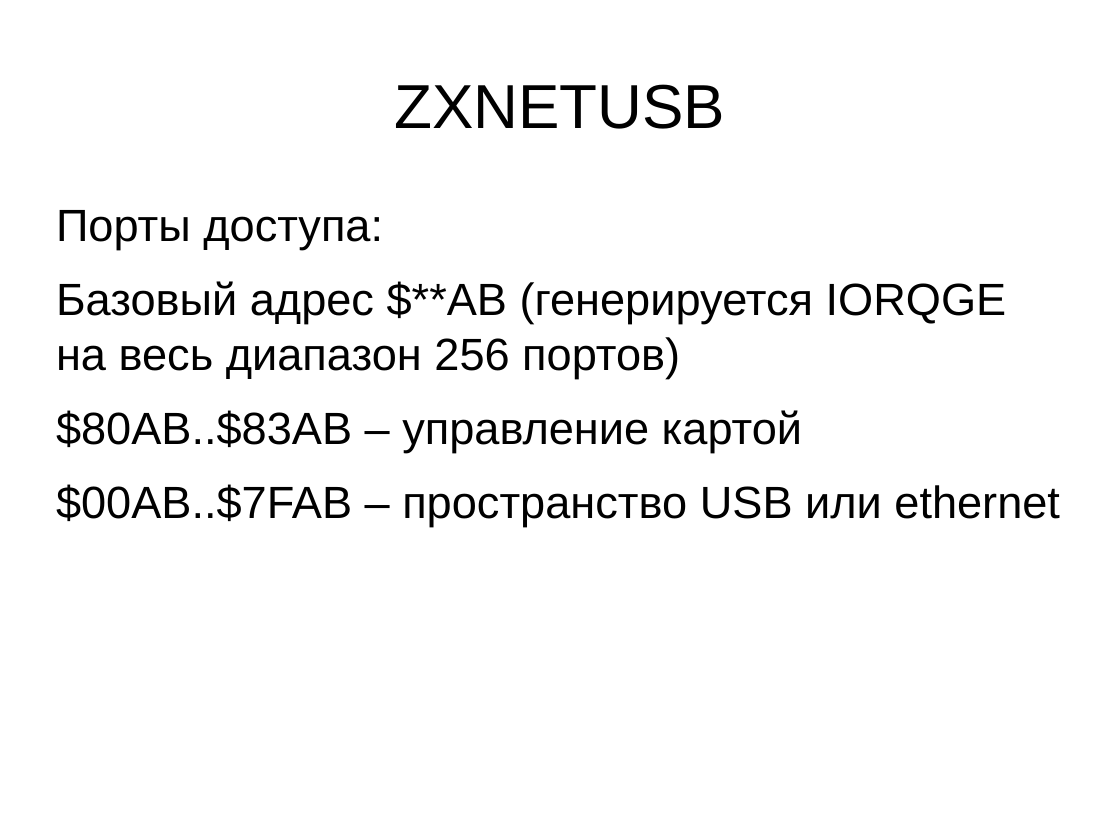
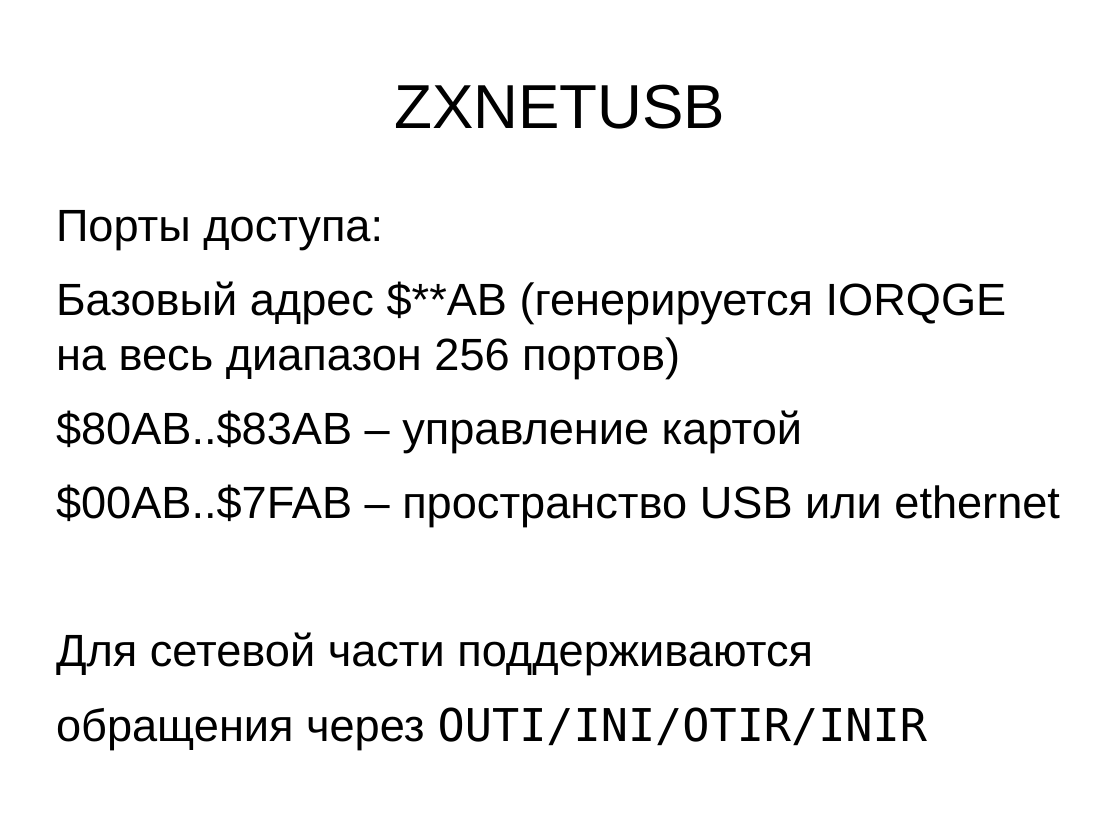
Before and after one commit to lvd2/zxnetusb, a slide deck: slide 4 of report/dh2019.odp. Drawn at 1120x840 pixels with LibreOffice and Linux fonts; fonts in the diff are those of the drawing; background and template pictures are left out. Boxes give left, top, right and bottom in pixels: in the first picture for what was removed or moved away, otherwise in the second. Text is boxed around its words. In the diff, an @@ line names an element or a change of style, - is before the commit and + after.

```diff
--- a/report/dh2019.odp
+++ b/report/dh2019.odp
@@ text at (56,632,927,749): paragraphs added @@
+Для сетевой части поддерживаются
+обращения через OUTI/INI/OTIR/INIR
```
Also in this commit, not shown: 4 other slides changed, 8 slides added, 1 slide removed.
